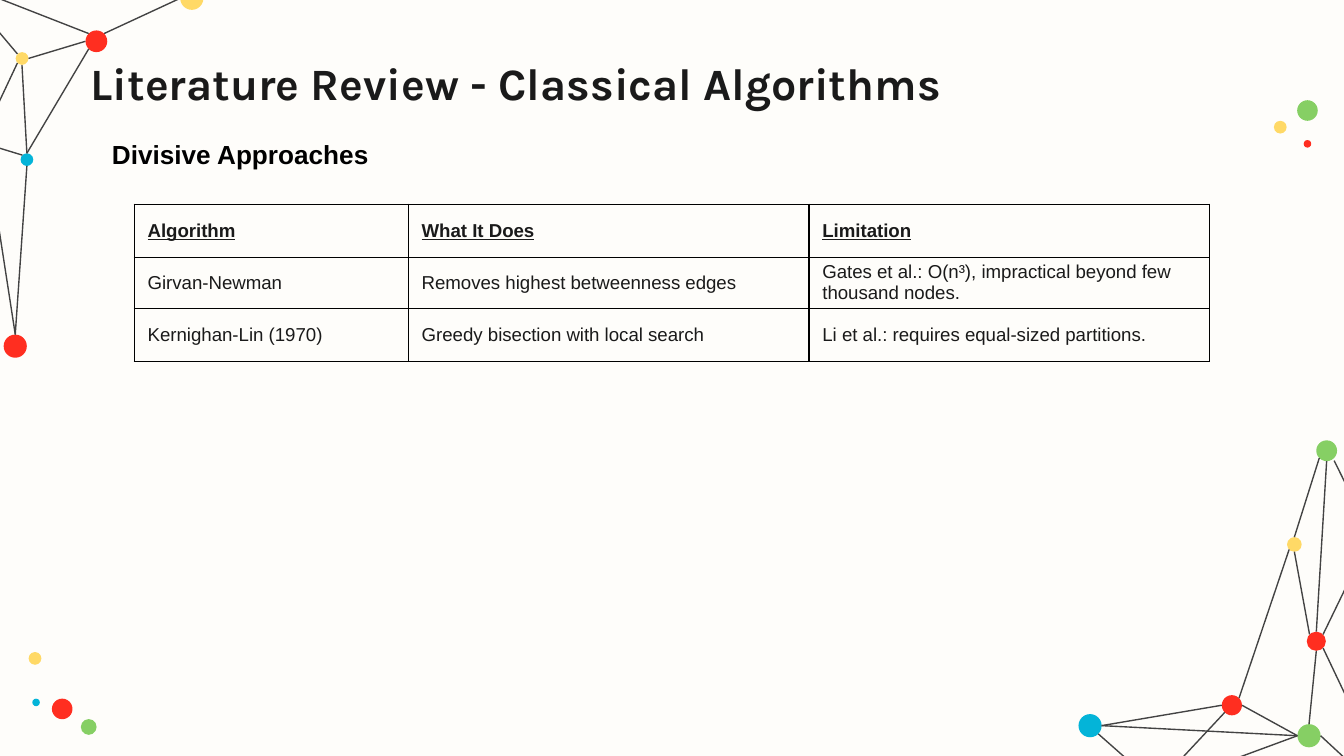
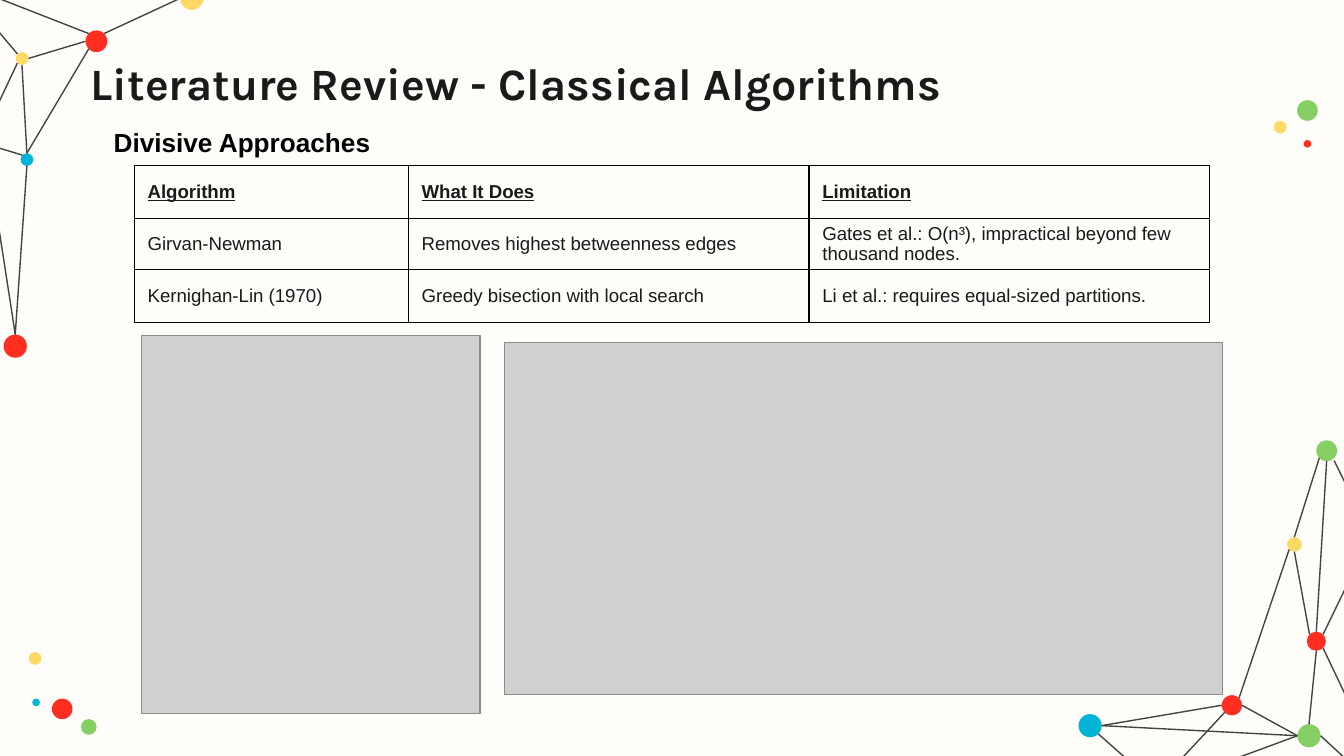
Before and after one commit to hamzamdn077/Master-Project, a slide deck: slide 11 of presentation.pptx (slide 8 before the commit). Drawn at 1344x756 pixels with LibreOffice and Linux fonts; fonts in the diff are those of the drawing; grey boxes stand for pictures. Boxes give left, top, right and bottom in pixels: in the first picture for what was removed or moved away, otherwise in the second. Text is boxed around its words. In the diff, an @@ line names an element or a change of style, - is before the commit and + after.

```diff
--- a/presentation.pptx
+++ b/presentation.pptx
@@ text "Divisive Approaches" moved from (x1=112, y1=145, x2=368, y2=169) to (x1=114, y1=133, x2=370, y2=158) @@
@@ table moved from (x1=134, y1=204, x2=1210, y2=362) to (x1=134, y1=165, x2=1210, y2=323) @@
@@ picture added at (x1=141, y1=336, x2=480, y2=714) @@
@@ picture added at (x1=505, y1=343, x2=1223, y2=695) @@
```
Also in this commit, not shown: 9 other slides changed, 5 slides added, 1 other file.
